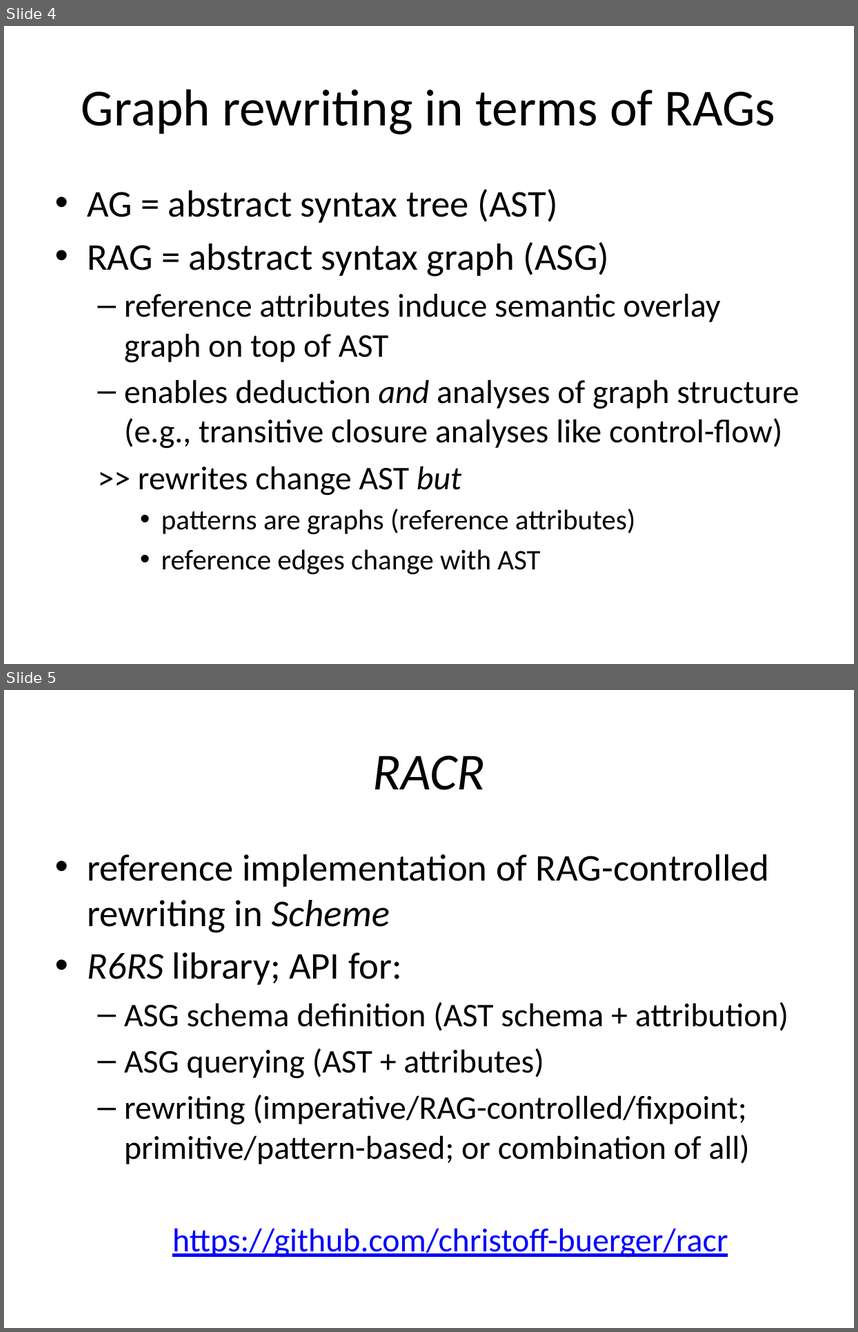
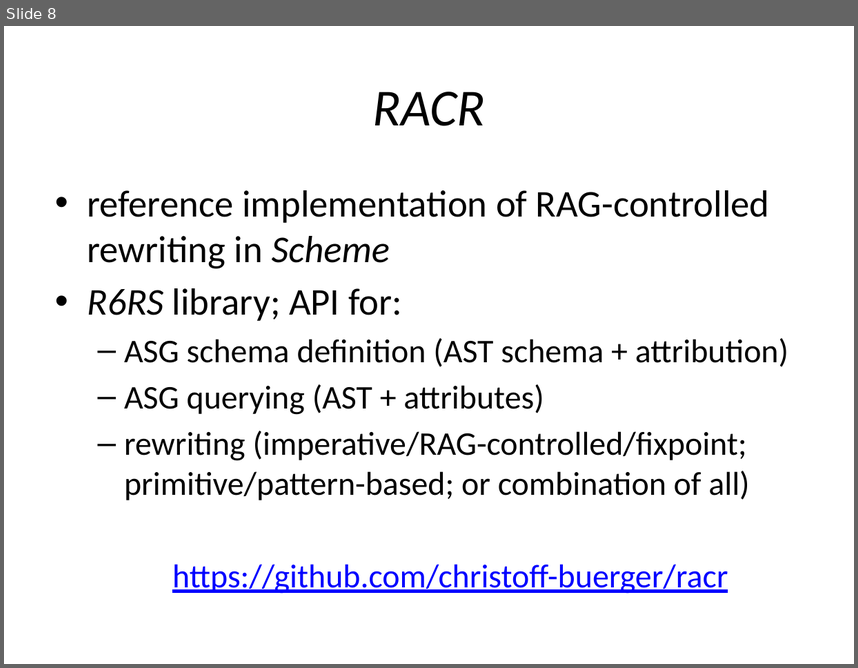
Before and after one commit to christoff-buerger/racr, a slide deck: examples/ttc-2015-fuml-activity-diagrams/documentation/figures/solution-presentation.pptx. Shown one above the other, each under a label of ours: slides 4 and 5 before the commit, slide 8 after it. The pictures are 858x1332 and 858x668 pixels, drawn with LibreOffice and Linux fonts; fonts in the diff are those of the drawing. Boxes give left, top, right and bottom in pixels: in the first picture for what was removed or moved away, otherwise in the second. Text is boxed around its words. In the diff, an @@ line names an element or a change of style, - is before the commit and + after.

```diff
--- a/examples/ttc-2015-fuml-activity-diagrams/documentation/figures/solution-presentation.pptx
+++ b/examples/ttc-2015-fuml-activity-diagrams/documentation/figures/solution-presentation.pptx
@@ slide 4 removed at <box>4,26,854,664</box>, background #FFFFFF @@
@@ title removed at <box>81,89,776,134</box> @@
-Graph rewriting in terms of RAGs
@@ text removed at <box>87,189,799,574</box> @@
-• AG = abstract syntax tree (AST)
-• RAG = abstract syntax graph (ASG)
-  – reference attributes induce semantic overlay graph on top of AST
-  – enables deduction and analyses of graph structure (e.g., transitive closure analyses like control-flow)
-  >> rewrites change AST but
-    • patterns are graphs (reference attributes)
-    • reference edges change with AST
@@ what was slide 5 is now slide 8 @@
```
Also in this commit, not shown: 5 slides changed, 4 slides added, 1 other file.
